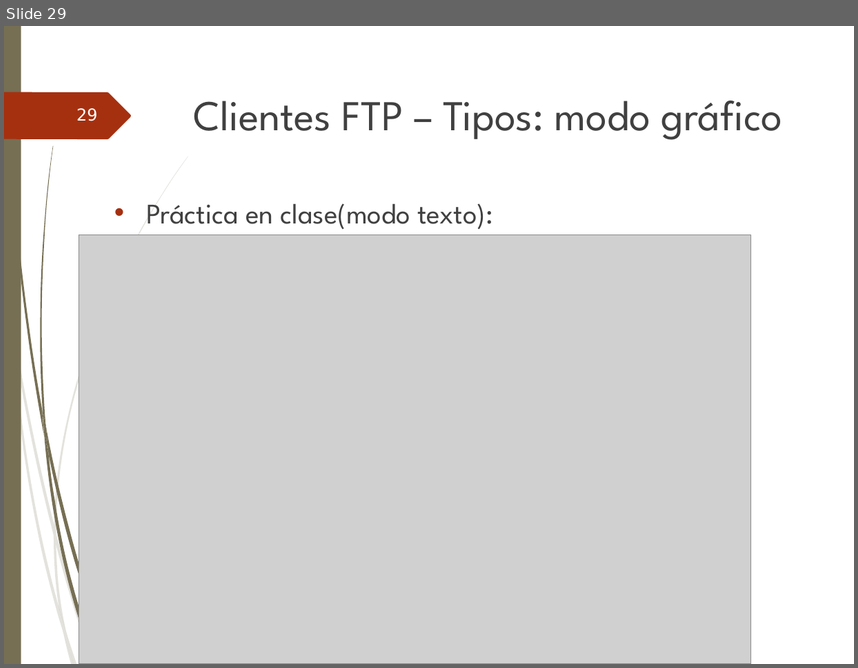
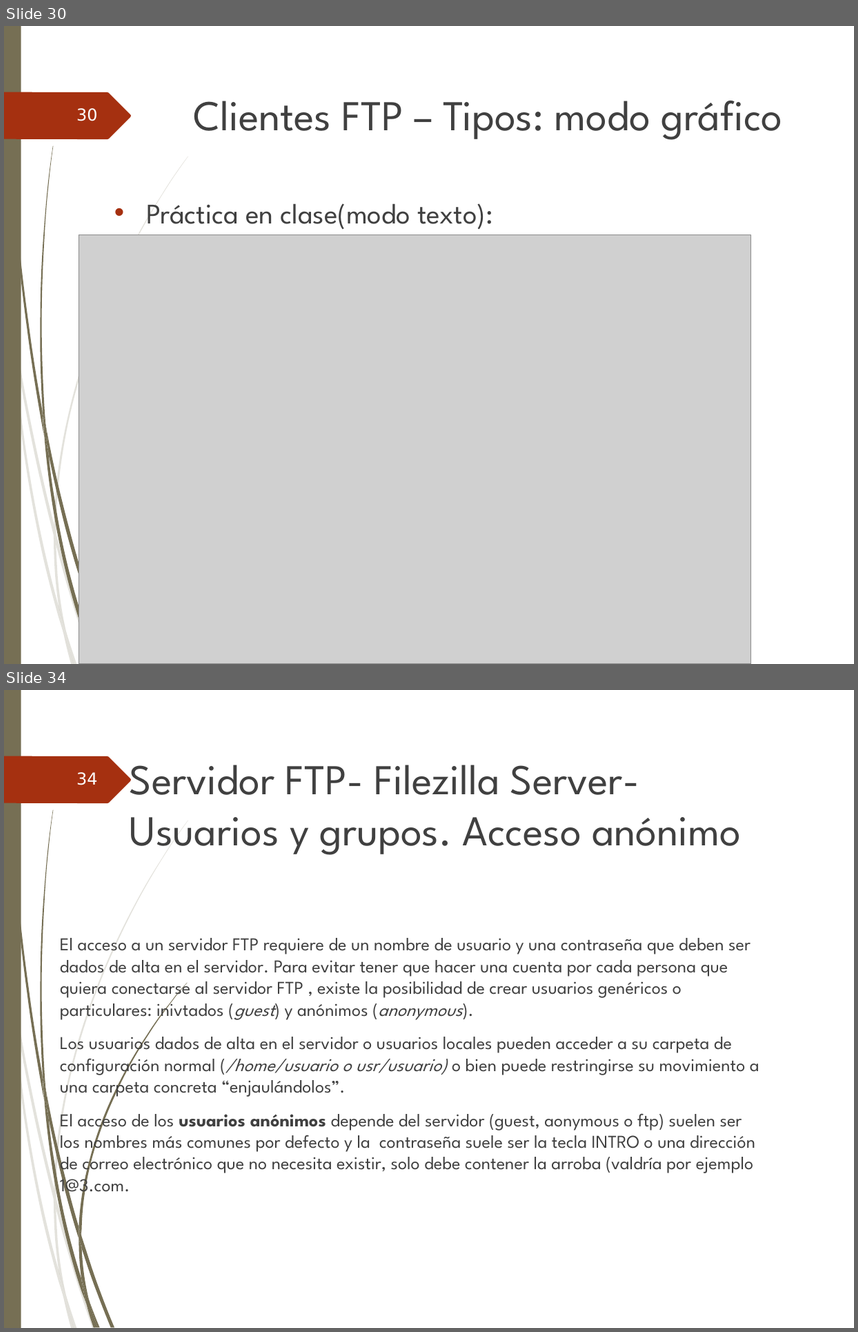
Before and after one commit to ammDAW/daw, a slide deck: 2_DAW/DAW - Beatriz/Unidad3/UT3. Instalacion & admistracion Servidores FTP.ppt. Shown one above the other, each under a label of ours: slide 29 before the commit, slides 30 and 34 after it; the slides between them are not shown. The pictures are 858x668 and 858x1332 pixels, drawn with LibreOffice and Linux fonts; fonts in the diff are those of the drawing; grey boxes stand for pictures; background and template pictures are left out. Boxes give left, top, right and bottom in pixels: in the first picture for what was removed or moved away, otherwise in the second. Text is boxed around its words. In the diff, an @@ line names an element or a change of style, - is before the commit and + after.

```diff
--- a/2_DAW/DAW - Beatriz/Unidad3/UT3. Instalacion & admistracion Servidores FTP.ppt
+++ b/2_DAW/DAW - Beatriz/Unidad3/UT3. Instalacion & admistracion Servidores FTP.ppt
@@ slide 34 added at [4, 690, 854, 1328], background picture (left out); not listed: 24 template elements that a slide beside it also shows @@
@@ page number added at [76, 772, 98, 785], 14 pt, text #FEFFFF @@
+34
@@ title added at [130, 765, 741, 855], 36 pt, text #404040 @@
+Servidor FTP- Filezilla Server- Usuarios y grupos. Acceso anónimo
@@ text added at [60, 938, 760, 1196], 15.3 pt, text #404040 @@
+El acceso a un servidor FTP requiere de un nombre de usuario y una contraseña que deben ser dados de alta en el servidor. Para evitar tener que hacer una cuenta por cada persona que quiera conectarse al servidor FTP , existe la posibilidad de crear usuarios genéricos o particulares: inivtados (guest) y anónimos (anonymous).
+Los usuarios dados de alta en el servidor o usuarios locales pueden acceder a su carpeta de configuración normal (/home/usuario o usr/usuario) o bien puede restringirse su movimiento a una carpeta concreta “enjaulándolos”.
+El acceso de los usuarios anónimos depende del servidor (guest, aonymous o ftp) suelen ser los nombres más comunes por defecto y la contraseña suele ser la tecla INTRO o una dirección de correo electrónico que no necesita existir, solo debe contener la arroba (valdría por ejemplo 1@3.com.
@@ what was slide 29 is now slide 30 @@
@@ page number at [76, 108, 98, 121]: text changed @@
-29
+30
```
Also in this commit, not shown: 8 slides changed, 28 other slides added, 10 other files.
